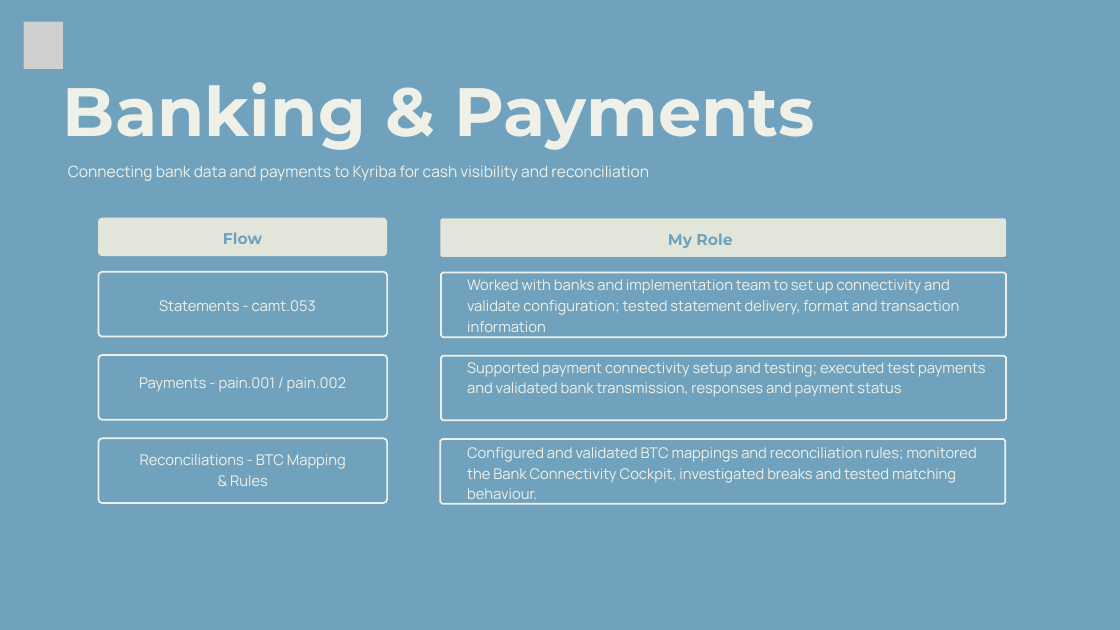
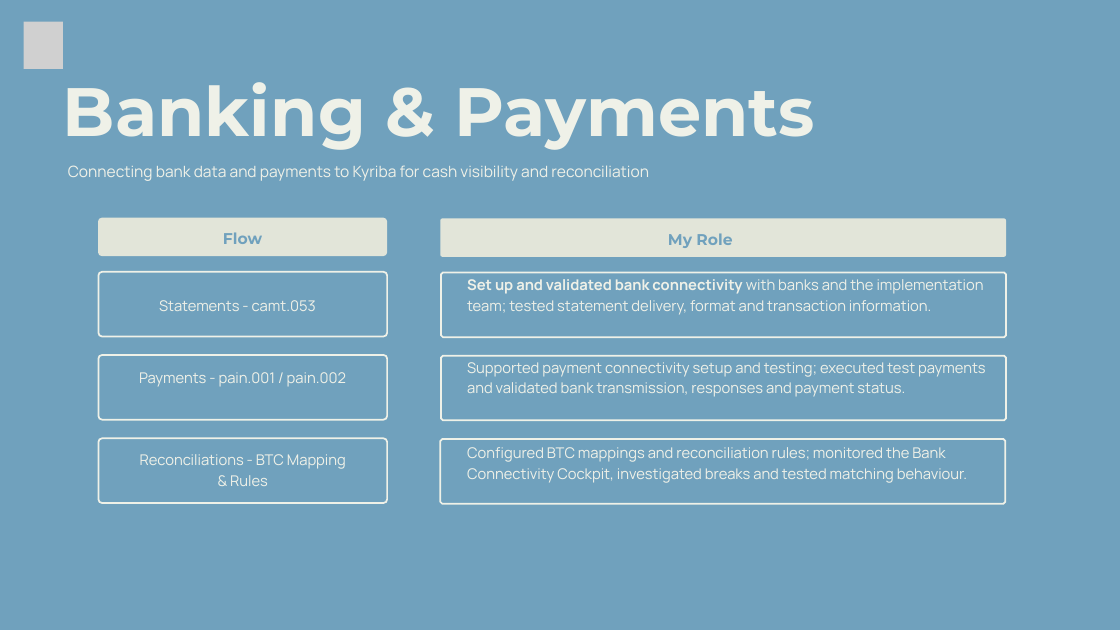
Before and after one commit to sgarciapuga/Work_Portfolio, a slide deck: slide 13 of kyriba-transformation/presentation/kyriba-transformation.pptx. Drawn at 1120x630 pixels with LibreOffice and Linux fonts; fonts in the diff are those of the drawing; grey boxes stand for pictures. Boxes give left, top, right and bottom in pixels: in the first picture for what was removed or moved away, otherwise in the second. Text is boxed around its words. In the diff, an @@ line names an element or a change of style, - is before the commit and + after.

```diff
--- a/kyriba-transformation/presentation/kyriba-transformation.pptx
+++ b/kyriba-transformation/presentation/kyriba-transformation.pptx
@@ text at [467, 279, 984, 315]: text changed @@
-Worked with banks and implementation team to set up connectivity and validate configuration; tested statement delivery, format and transaction information
+Set up and validated bank connectivity with banks and the implementation team; tested statement delivery, format and transaction information.
@@ text "Payments - pain.001 / pain.002": place and size @@
-text "Payments - pain.001 / pain.002" at [139, 377, 346, 392]
+text "Payments - pain.001 / pain.002" at [139, 372, 346, 387]
@@ text at [467, 447, 967, 483]: text changed @@
-Configured and validated BTC mappings and reconciliation rules; monitored the Bank Connectivity Cockpit, investigated breaks and tested matching behaviour.
+Configured BTC mappings and reconciliation rules; monitored the Bank Connectivity Cockpit, investigated breaks and tested matching behaviour.
```
Also in this commit, not shown: 13 other slides changed, 6 other files.
